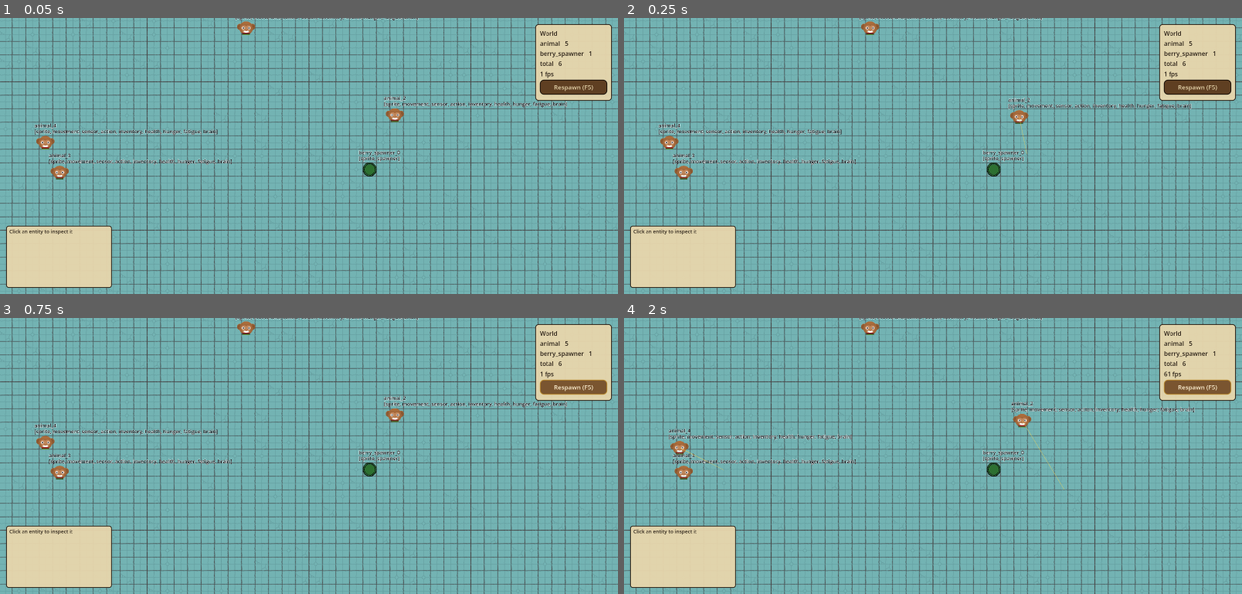
Above: before the commit, frames 1-4 (two rows, left to right).
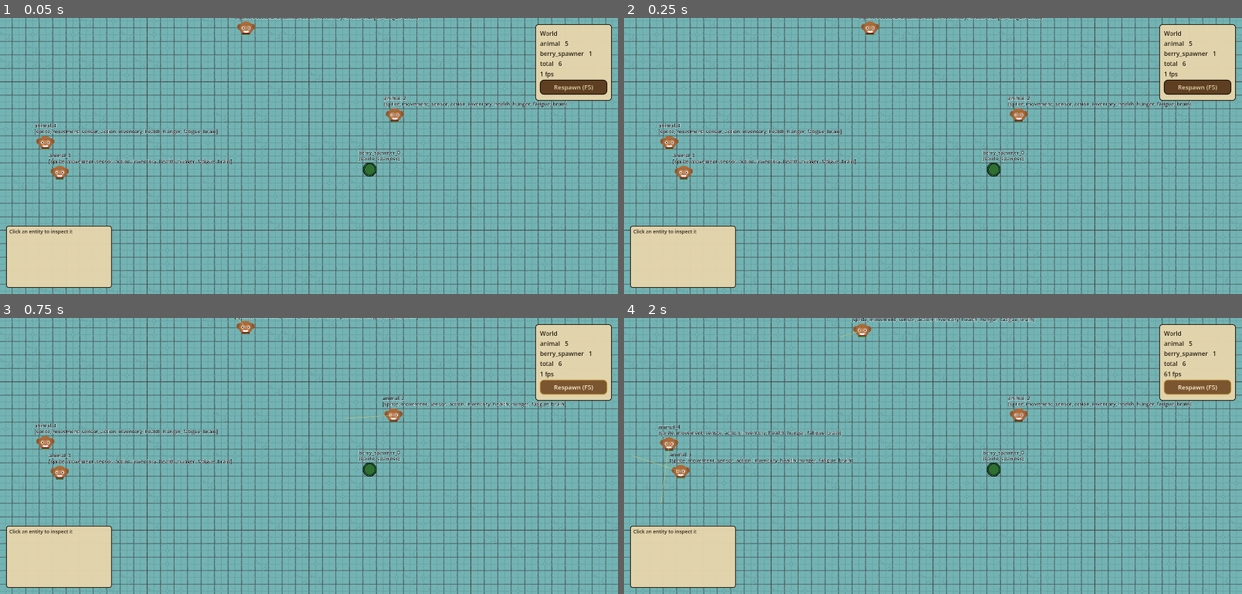
Above: after the commit, the same moments.

Repository: hafizosina/compilationpack
Game: Godot game, scene res://8. SimpleAiSystem/main.tscn
Two runs of this game, one before a commit and one after it. Both use one fixed random seed, a clock stepped at 60 frames per second and the inputs below.
Inputs:
- Up to frame 1 (0.05 s): no input
- Up to frame 2 (0.25 s): no input
- Up to frame 3 (0.75 s): click "Respawn (F5)" at 0.5 s
- Up to frame 4 (2 s): click "Respawn (F5)" at 1.25 s

Frame 1 is identical in both runs. In frame 2, 0.6% of the frame differs, in the area x 62-92%, y 28-50%; in frame 3, 0.6%; in frame 4, 2.6%, in the area x 1-93%, y 0-68%.

Commit message:
refactor(sim): brain as a component type, one per entity

Diff:
--- a/8. SimpleAiSystem/components/sim_brain_component.gd
+++ b/8. SimpleAiSystem/components/sim_brain_component.gd
@@ -1,226 +1,19 @@
 class_name SimBrainComponent
 extends SimComponent
 
-## The simple AI. One brain for every creature — what an entity can do is
-## decided by which other components it carries, not by brain subclasses.
+## Base for every brain. `brain` is a component TYPE — the slot — and each
+## concrete brain is one way of filling it: SimBrainFSMComponent now, a GOAP
+## planner later. Code that wants "the brain" asks for the slot and gets
+## whichever implementation this entity was built with.
 ##
-## It owns both behaviours, so nothing has to arbitrate between them:
-##   SEEK    something pick-up-able is in sensor range -> walk to it, take it
-##   WANDER  nothing in range -> drunkard's walk, one step at a time
-##
-## Each think tick:
-##   1. Forget a target that was taken, freed, or is no longer pick-up-able.
-##   2. Ask the sensor for the nearest entity advertising `wanted`.
-##   3. In reach -> pick it up. Otherwise walk toward it.
-##   4. Nothing in range -> wander.
-##
-## Step 1 is what makes losing a race harmless: if another animal reaches the
-## berry first the target stops being valid, and the next tick retargets to the
-## nearest remaining one, or falls back to wandering.
-
-enum State { WANDER, SEEK, FEED }
-
-## Seconds between decisions. Cheap enough to run per-entity at this scale.
-var think_interval: float = 0.25
-## Which affordance the brain goes after.
-var wanted: StringName = &"pickupable"
-
-## Behaviour modifiers, consulted in order at each hook. Empty means default
-## behaviour — this is how two entities sharing this one brain end up acting
-## differently, with no subclass and no branch in here.
-var traits: Array = []
-
-## How far a single wander step may travel from where the entity stands now.
-## Destinations are clamped to the painted map, which is the only limit — the
-## entity is free to roam the whole world one step at a time.
-var wander_radius: float = 420.0
-## Seconds idled after arriving, before choosing the next wander destination.
-var wander_pause_min: float = 0.3
-var wander_pause_max: float = 1.2
-
-
-var _sensor: SimSensorComponent
-var _action: SimActionComponent
-var _inventory: SimInventoryComponent
-var _hunger: SimHungerComponent
-var _movement: SimMovementComponent
-var _target: SimEntity
-var _state: State = State.WANDER
-var _clock: float = 0.0
-var _wander_wait: float = 0.0
-var _collected: int = 0
-var _rng := RandomNumberGenerator.new()
+## **An entity may hold only one brain.** Two things deciding where the same
+## legs go is not a mode worth supporting, so SimBrainDef refuses to build a
+## second one rather than letting them fight.
 
 func slot() -> StringName:
 	return &"brain"
 
-## Exposed for traits, which reach the world through the brain rather than
-## poking at its private members.
-func sensor() -> SimSensorComponent:
-	return _sensor
-
-func _ready() -> void:
-	super()
-	if entity == null:
-		return
-	_sensor = entity.get_component(&"sensor") as SimSensorComponent
-	_action = entity.get_component(&"action") as SimActionComponent
-	_inventory = entity.get_component(&"inventory") as SimInventoryComponent
-	_hunger = entity.get_component(&"hunger") as SimHungerComponent
-	_movement = entity.get_component(&"movement") as SimMovementComponent
-	if _sensor == null or _movement == null:
-		push_warning("SimBrainComponent on '%s' needs a sensor and movement component" % entity.name)
-		set_process(false)
-		return
-	_rng.randomize()
-	# Stagger, so a whole population never thinks on the same frame.
-	_clock = _rng.randf() * think_interval
-	_wander_wait = _rng.randf_range(0.0, wander_pause_max)
-
-func _process(delta: float) -> void:
-	_clock -= delta
-	if _clock <= 0.0:
-		_clock = think_interval
-		_think()
-	if _state == State.WANDER:
-		_step_wander(delta)
-
-func _think() -> void:
-	if _feed_if_hungry():
-		return
-
-	# Nowhere to put anything — no point chasing it, so just roam.
-	if _inventory != null and _inventory.is_full():
-		_target = null
-		_enter(State.WANDER)
-		return
-
-	if not _target_is_valid():
-		_target = null
-
-	var nearest := _sensor.nearest_with(wanted)
-	if nearest != null:
-		_target = nearest
-
-	if _target == null:
-		_enter(State.WANDER)
-		return
-
-	# Reach is asked of the hand; the pick-up itself is asked of the inventory,
-	# which owns that action.
-	if _action != null and _action.in_reach(_target):
-		if _inventory != null and _inventory.try_pick_up(_target):
-			_collected += 1
-		# Taken by us or beaten to it — either way this target is done with.
-		_target = null
-		_enter(State.WANDER)
-		return
-
-	_enter(State.SEEK)
-	_movement.move_to(_target.global_position, SimMovementComponent.Gait.WALK)
-
-## Hunger takes priority over collecting. Looks in the pocket first because
-## that costs no travel, then at the world.
-##
-## Neither this nor HungerComponent requires an inventory: an entity without one
-## simply skips the first half and eats off the ground, which is also what
-## happens once its pocket is empty.
-func _feed_if_hungry() -> bool:
-	if _hunger == null or not _hunger.is_hungry():
-		return false
-
-	if _inventory != null:
-		var carried := _inventory.find_with_stub(&"consume")
-		if carried != null:
-			# Nothing to walk to — it is already in hand.
-			_hunger.eat(carried)
-			_target = null
-			_enter(State.WANDER)
-			return true
-
-	var found := _sensor.nearest_with_stub(&"consume")
-	if found == null:
-		return false
-
-	_target = found
-	if _action != null and _action.in_reach(found):
-		# Eaten where it lies; it never enters the inventory.
-		_hunger.eat(found)
-		_target = null
-		_enter(State.WANDER)
-		return true
-
-	_enter(State.FEED)
-	_movement.move_to(found.global_position, SimMovementComponent.Gait.WALK)
-	return true
-
-func _target_is_valid() -> bool:
-	if _target == null or not is_instance_valid(_target):
-		return false
-	var pickable := _target.get_component(wanted) as SimPickUpAbleComponent
-	return pickable != null and pickable.is_available()
-
-func _state_name(full: bool) -> String:
-	match _state:
-		State.FEED:
-			return "going to eat"
-		State.SEEK:
-			return "seeking"
-		_:
-			return "wandering (full)" if full else "wandering"
-
-func _enter(next: State) -> void:
-	if _state == next:
-		return
-	_state = next
-	if next == State.WANDER:
-		_movement.stop()
-
-## Drunkard's walk: on arrival, pause a moment, then pick a fresh nearby point.
-func _step_wander(delta: float) -> void:
-	if _movement.is_moving():
-		return
-	_wander_wait -= delta
-	if _wander_wait > 0.0:
-		return
-	_wander_wait = _rng.randf_range(wander_pause_min, wander_pause_max)
-	_movement.move_to(_wander_point(), SimMovementComponent.Gait.WALK)
-
-## Where to wander next: a random drift, then handed to each trait in turn to
-## bend as it sees fit. With no traits the drift is returned untouched.
-##
-## The sqrt keeps random points from bunching at the centre; the margin keeps
-## destinations off the map edge.
-func _wander_point() -> Vector2:
-	var angle := _rng.randf_range(0.0, TAU)
-	var distance := sqrt(_rng.randf()) * wander_radius
-	var offset := Vector2.RIGHT.rotated(angle) * distance
-	# Each trait gets a say. No traits means the plain random walk survives.
-	for behaviour in traits:
-		offset = behaviour.adjust_wander(self, offset)
-	var point := entity.global_position + offset
-	var bounds := SimConst.world_bounds
-	var margin := SimConst.EDGE_MARGIN
-	return Vector2(
-		clampf(point.x, bounds.position.x + margin, bounds.end.x - margin),
-		clampf(point.y, bounds.position.y + margin, bounds.end.y - margin)
-	)
-
-
-func describe() -> Dictionary:
-	var full := _inventory != null and _inventory.is_full()
-	var fields := {
-		"state": _state_name(full),
-		"target": _target.name if _target_is_valid() else "—",
-		"collected": str(_collected),
-		"wander step": "%.0f px" % wander_radius,
-		"thinks every": "%.2f s" % think_interval,
-	}
-	var names: Array[String] = []
-	for behaviour in traits:
-		names.append(behaviour.trait_name())
-		var extra: Dictionary = behaviour.describe(self)
-		for key in extra:
-			fields[key] = extra[key]
-	fields["traits"] = ", ".join(names) if not names.is_empty() else "none"
-	return fields
+## Whether this brain is currently deciding. FatigueComponent switches it off
+## during collapse without knowing which brain it is switching off.
+func is_thinking() -> bool:
+	return is_processing()
--- /dev/null
+++ b/8. SimpleAiSystem/components/sim_brain_fsm_component.gd
@@ -0,0 +1,228 @@
+class_name SimBrainFSMComponent
+extends SimBrainComponent
+
+## A hand-rolled state machine brain — the simple AI, and one of possibly
+## several ways to fill the `brain` slot. A GOAP planner will be another; both
+## occupy the same slot, so nothing that talks to "the brain" has to change.
+##
+## What an entity can do is decided by which OTHER components it carries, not by
+## which brain it has: this same class drives a creature with no inventory or no
+## action component, it just does less with it.
+##
+## It owns both behaviours, so nothing has to arbitrate between them:
+##   SEEK    something pick-up-able is in sensor range -> walk to it, take it
+##   WANDER  nothing in range -> drunkard's walk, one step at a time
+##
+## Each think tick:
+##   1. Forget a target that was taken, freed, or is no longer pick-up-able.
+##   2. Ask the sensor for the nearest entity advertising `wanted`.
+##   3. In reach -> pick it up. Otherwise walk toward it.
+##   4. Nothing in range -> wander.
+##
+## Step 1 is what makes losing a race harmless: if another animal reaches the
+## berry first the target stops being valid, and the next tick retargets to the
+## nearest remaining one, or falls back to wandering.
+
+enum State { WANDER, SEEK, FEED }
+
+## Seconds between decisions. Cheap enough to run per-entity at this scale.
+var think_interval: float = 0.25
+## Which affordance the brain goes after.
+var wanted: StringName = &"pickupable"
+
+## Behaviour modifiers, consulted in order at each hook. Empty means default
+## behaviour — this is how two entities sharing this one brain end up acting
+## differently, with no subclass and no branch in here.
+var traits: Array = []
+
+## How far a single wander step may travel from where the entity stands now.
+## Destinations are clamped to the painted map, which is the only limit — the
+## entity is free to roam the whole world one step at a time.
+var wander_radius: float = 420.0
+## Seconds idled after arriving, before choosing the next wander destination.
+var wander_pause_min: float = 0.3
+var wander_pause_max: float = 1.2
+
+
+var _sensor: SimSensorComponent
+var _action: SimActionComponent
+var _inventory: SimInventoryComponent
+var _hunger: SimHungerComponent
+var _movement: SimMovementComponent
+var _target: SimEntity
+var _state: State = State.WANDER
+var _clock: float = 0.0
+var _wander_wait: float = 0.0
+var _collected: int = 0
+var _rng := RandomNumberGenerator.new()
+
+## Exposed for traits, which reach the world through the brain rather than
+## poking at its private members.
+func sensor() -> SimSensorComponent:
+	return _sensor
+
+func _ready() -> void:
+	super()
+	if entity == null:
+		return
+	_sensor = entity.get_component(&"sensor") as SimSensorComponent
+	_action = entity.get_component(&"action") as SimActionComponent
+	_inventory = entity.get_component(&"inventory") as SimInventoryComponent
+	_hunger = entity.get_component(&"hunger") as SimHungerComponent
+	_movement = entity.get_component(&"movement") as SimMovementComponent
+	if _sensor == null or _movement == null:
+		push_warning("SimBrainFSMComponent on '%s' needs a sensor and movement component" % entity.name)
+		set_process(false)
+		return
+	_rng.randomize()
+	# Stagger, so a whole population never thinks on the same frame.
+	_clock = _rng.randf() * think_interval
+	_wander_wait = _rng.randf_range(0.0, wander_pause_max)
+
+func _process(delta: float) -> void:
+	_clock -= delta
+	if _clock <= 0.0:
+		_clock = think_interval
+		_think()
+	if _state == State.WANDER:
+		_step_wander(delta)
+
+func _think() -> void:
+	if _feed_if_hungry():
+		return
+
+	# Nowhere to put anything — no point chasing it, so just roam.
+	if _inventory != null and _inventory.is_full():
+		_target = null
+		_enter(State.WANDER)
+		return
+
+	if not _target_is_valid():
+		_target = null
+
+	var nearest := _sensor.nearest_with(wanted)
+	if nearest != null:
+		_target = nearest
+
+	if _target == null:
+		_enter(State.WANDER)
+		return
+
+	# Reach is asked of the hand; the pick-up itself is asked of the inventory,
+	# which owns that action.
+	if _action != null and _action.in_reach(_target):
+		if _inventory != null and _inventory.try_pick_up(_target):
+			_collected += 1
+		# Taken by us or beaten to it — either way this target is done with.
+		_target = null
+		_enter(State.WANDER)
+		return
+
+	_enter(State.SEEK)
+	_movement.move_to(_target.global_position, SimMovementComponent.Gait.WALK)
+
+## Hunger takes priority over collecting. Looks in the pocket first because
+## that costs no travel, then at the world.
+##
+## Neither this nor HungerComponent requires an inventory: an entity without one
+## simply skips the first half and eats off the ground, which is also what
+## happens once its pocket is empty.
+func _feed_if_hungry() -> bool:
+	if _hunger == null or not _hunger.is_hungry():
+		return false
+
+	if _inventory != null:
+		var carried := _inventory.find_with_stub(&"consume")
+		if carried != null:
+			# Nothing to walk to — it is already in hand.
+			_hunger.eat(carried)
+			_target = null
+			_enter(State.WANDER)
+			return true
+
+	var found := _sensor.nearest_with_stub(&"consume")
+	if found == null:
+		return false
+
+	_target = found
+	if _action != null and _action.in_reach(found):
+		# Eaten where it lies; it never enters the inventory.
+		_hunger.eat(found)
+		_target = null
+		_enter(State.WANDER)
+		return true
+
+	_enter(State.FEED)
+	_movement.move_to(found.global_position, SimMovementComponent.Gait.WALK)
+	return true
+
+func _target_is_valid() -> bool:
+	if _target == null or not is_instance_valid(_target):
+		return false
+	var pickable := _target.get_component(wanted) as SimPickUpAbleComponent
+	return pickable != null and pickable.is_available()
+
+func _state_name(full: bool) -> String:
+	match _state:
+		State.FEED:
+			return "going to eat"
+		State.SEEK:
+			return "seeking"
+		_:
+			return "wandering (full)" if full else "wandering"
+
+func _enter(next: State) -> void:
+	if _state == next:
+		return
+	_state = next
+	if next == State.WANDER:
+		_movement.stop()
+
+## Drunkard's walk: on arrival, pause a moment, then pick a fresh nearby point.
+func _step_wander(delta: float) -> void:
+	if _movement.is_moving():
+		return
+	_wander_wait -= delta
+	if _wander_wait > 0.0:
+		return
+	_wander_wait = _rng.randf_range(wander_pause_min, wander_pause_max)
+	_movement.move_to(_wander_point(), SimMovementComponent.Gait.WALK)
+
+## Where to wander next: a random drift, then handed to each trait in turn to
+## bend as it sees fit. With no traits the drift is returned untouched.
+##
+## The sqrt keeps random points from bunching at the centre; the margin keeps
+## destinations off the map edge.
+func _wander_point() -> Vector2:
+	var angle := _rng.randf_range(0.0, TAU)
+	var distance := sqrt(_rng.randf()) * wander_radius
+	var offset := Vector2.RIGHT.rotated(angle) * distance
+	# Each trait gets a say. No traits means the plain random walk survives.
+	for behaviour in traits:
+		offset = behaviour.adjust_wander(self, offset)
+	var point := entity.global_position + offset
+	var bounds := SimConst.world_bounds
+	var margin := SimConst.EDGE_MARGIN
+	return Vector2(
+		clampf(point.x, bounds.position.x + margin, bounds.end.x - margin),
+		clampf(point.y, bounds.position.y + margin, bounds.end.y - margin)
+	)
+
+
+func describe() -> Dictionary:
+	var full := _inventory != null and _inventory.is_full()
+	var fields := {
+		"state": _state_name(full),
+		"target": _target.name if _target_is_valid() else "—",
+		"collected": str(_collected),
+		"wander step": "%.0f px" % wander_radius,
+		"thinks every": "%.2f s" % think_interval,
+	}
+	var names: Array[String] = []
+	for behaviour in traits:
+		names.append(behaviour.trait_name())
+		var extra: Dictionary = behaviour.describe(self)
+		for key in extra:
+			fields[key] = extra[key]
+	fields["traits"] = ", ".join(names) if not names.is_empty() else "none"
+	return fields
--- a/8. SimpleAiSystem/defs/blueprints/animal.tres
+++ b/8. SimpleAiSystem/defs/blueprints/animal.tres
@@ -7,7 +7,7 @@
 [ext_resource type="Script" uid="uid://njhhln7pu68q" path="res://8. SimpleAiSystem/defs/components/sim_sensor_def.gd" id="6_sensor"]
 [ext_resource type="Script" uid="uid://cjd0adnsy0s3q" path="res://8. SimpleAiSystem/defs/components/sim_action_def.gd" id="7_action"]
 [ext_resource type="Script" uid="uid://bdgcjlio76joi" path="res://8. SimpleAiSystem/defs/components/sim_inventory_def.gd" id="8_inventory"]
-[ext_resource type="Script" uid="uid://bkalxye2nfs23" path="res://8. SimpleAiSystem/defs/components/sim_brain_def.gd" id="9_brain"]
+[ext_resource type="Script" uid="uid://d0kljcrs6xxno" path="res://8. SimpleAiSystem/defs/components/sim_brain_fsm_def.gd" id="9_brain"]
 [ext_resource type="Script" uid="uid://df17ueb32jm5q" path="res://8. SimpleAiSystem/defs/traits/sim_trait.gd" id="10_trait"]
 [ext_resource type="Script" uid="uid://drm3kbgoykxqn" path="res://8. SimpleAiSystem/defs/traits/sim_flock_trait.gd" id="11_flock"]
 [ext_resource type="Texture2D" uid="uid://dbllxupj5653t" path="res://Global/Asset/Animal/monkey.png" id="12_tex"]
--- a/8. SimpleAiSystem/defs/components/sim_brain_def.gd
+++ b/8. SimpleAiSystem/defs/components/sim_brain_def.gd
@@ -1,36 +1,44 @@
 class_name SimBrainDef
 extends SimComponentDef
 
-## Blueprint for SimBrainComponent — the simple AI, which owns both seeking and
-## wandering. Requires sensor and movement defs; action and inventory defs are
-## what let it actually pick anything up.
-
-## Seconds between decisions.
-@export var think_interval: float = 0.25
-## Which affordance the brain seeks out.
-@export var wanted: StringName = &"pickupable"
-## Behaviour modifiers. Leave empty for plain default behaviour; add a
-## SimFlockTrait to make this type herd, and so on. This is how two blueprints
-## sharing the one brain end up behaving differently.
-@export var traits: Array[SimTrait] = []
-## How far one wander step may travel from where the entity stands.
-@export var wander_radius: float = 420.0
-## Seconds idled after arriving, before choosing the next wander destination.
-@export var wander_pause_min: float = 0.3
-@export var wander_pause_max: float = 1.2
-
+## Base blueprint for every brain. Subclasses pick which brain to build; this
+## owns the rule that applies to all of them.
+##
+## **One brain per entity.** Two brains sharing one set of legs would fight over
+## every move_to, so a second one is refused outright rather than allowed to
+## produce behaviour nobody can debug. The check lives here so every brain kind
+## inherits it, including ones that do not exist yet.
 
 func slot() -> StringName:
 	return &"brain"
 
+## Subclasses return the brain to build.
+func _make() -> SimBrainComponent:
+	push_error("SimBrainDef._make() not implemented by %s" % _script_name(self))
+	return null
+
 func build_into(entity: SimEntity) -> void:
-	var component := SimBrainComponent.new()
+	var existing := entity.get_component(slot())
+	if existing != null:
+		push_error("'%s' already has a brain (%s); an entity may hold only one, so %s was not built"
+			% [entity.name, _script_name(existing), _script_name(self)])
+		return
+	var component := _make()
+	if component == null:
+		return
 	component.name = "BrainComponent"
-	component.think_interval = think_interval
-	component.wanted = wanted
-	component.wander_radius = wander_radius
-	component.wander_pause_min = wander_pause_min
-	component.wander_pause_max = wander_pause_max
-	component.traits = traits
+	_configure(component)
 	entity.add_child(component)
 	entity.register_component(slot(), component)
+
+## Hook for subclass-specific fields.
+func _configure(_brain: SimBrainComponent) -> void:
+	pass
+
+## get_class() reports the engine type (Node2D, Resource), which says nothing
+## about which brain this is. The script filename is what a reader needs.
+static func _script_name(object: Object) -> String:
+	var script: Script = object.get_script()
+	if script == null:
+		return object.get_class()
+	return script.resource_path.get_file()
--- /dev/null
+++ b/8. SimpleAiSystem/defs/components/sim_brain_fsm_def.gd
@@ -0,0 +1,33 @@
+class_name SimBrainFSMDef
+extends SimBrainDef
+
+## Blueprint for SimBrainFSMComponent — the state-machine brain, which owns both
+## seeking and wandering. Requires sensor and movement defs; action and inventory
+## defs are what let it actually pick anything up.
+
+## Seconds between decisions.
+@export var think_interval: float = 0.25
+## Which affordance the brain seeks out.
+@export var wanted: StringName = &"pickupable"
+## Behaviour modifiers. Leave empty for plain default behaviour; add a
+## SimFlockTrait to make this type herd, and so on. This is how two blueprints
+## sharing the one brain end up behaving differently.
+@export var traits: Array[SimTrait] = []
+## How far one wander step may travel from where the entity stands.
+@export var wander_radius: float = 420.0
+## Seconds idled after arriving, before choosing the next wander destination.
+@export var wander_pause_min: float = 0.3
+@export var wander_pause_max: float = 1.2
+
+
+func _make() -> SimBrainComponent:
+	return SimBrainFSMComponent.new()
+
+func _configure(brain: SimBrainComponent) -> void:
+	var component := brain as SimBrainFSMComponent
+	component.think_interval = think_interval
+	component.wanted = wanted
+	component.wander_radius = wander_radius
+	component.wander_pause_min = wander_pause_min
+	component.wander_pause_max = wander_pause_max
+	component.traits = traits
--- a/8. SimpleAiSystem/defs/traits/sim_trait.gd
+++ b/8. SimpleAiSystem/defs/traits/sim_trait.gd
@@ -1,7 +1,7 @@
 class_name SimTrait
 extends Resource
 
-## A behaviour modifier on SimBrainComponent. Every creature shares one brain;
+## A behaviour modifier on a brain. Every creature shares one brain class;
 ## traits are what make two of them act differently without a second brain,
 ## a subclass, or an `if` in the brain.
 ##
@@ -10,7 +10,7 @@
 ## never breaks existing traits. No trait means default behaviour — an entity
 ## with no flock trait wanders randomly, and nothing has to check for that.
 ##
-## `brain` is deliberately untyped: SimBrainComponent holds an Array of these,
+## `brain` is deliberately untyped: the brain holds an Array of these,
 ## so annotating it would make the two scripts reference each other in a cycle.
 ## Reach the world through `brain.entity`, `brain.sensor()` and the brain's
 ## public tuning fields.
--- a/8. SimpleAiSystem/main.gd
+++ b/8. SimpleAiSystem/main.gd
@@ -5,9 +5,8 @@
 ##
 ## Left-click an entity to inspect it in the bottom-left panel; the selected
 ## entity also shows its sensor and reach radii. Click bare ground to clear.
-## F1 toggles
-## the per-entity debug labels, F5 respawns the world (edit world1.tres, hit
-## F5, see the change without touching code).
+## F1 toggles the per-entity debug labels, F5 respawns the world (edit
+## world1.tres, hit F5, see the change without touching code).
 
 ## Physics layer entities sit on, and the layer picking queries against.
 const SELECT_MASK := 1
@@ -29,30 +28,6 @@
 	SimConst.adopt_bounds_from($World/TileMapLayer)
 	EventBus.sim_respawn_requested.connect(_respawn)
 	_respawn()
-	_loop_probe()
-
-func _loop_probe() -> void:
-	await get_tree().create_timer(0.5).timeout
-	for step in 13:
-		await get_tree().create_timer(15.0).timeout
-		var alive := 0; var dead := 0; var asleep := 0
-		var hu := 0.0; var he := 0.0
-		var eaten := 0; var berries := 0
-		for c in $World/Entities.get_children():
-			if c.def_id == &"berry":
-				berries += 1
-			elif c.def_id == &"animal":
-				var h := c.get_component(&"health") as SimHealthComponent
-				he += h.value
-				hu += (c.get_component(&"hunger") as SimHungerComponent).value
-				eaten += (c.get_component(&"brain") as SimBrainComponent)._collected
-				if c.is_sleeping: asleep += 1
-				if h.is_dead(): dead += 1
-				else: alive += 1
-		var n := maxf(float(alive + dead), 1.0)
-		print("[probe] t=%3ds hp=%5.1f hun=%5.1f | eaten=%2d berries=%2d alive=%d asleep=%d dead=%d"
-			% [(step + 1) * 15, he / n, hu / n, eaten, berries, alive, asleep, dead])
-	get_tree().quit()
 
 func _process(delta: float) -> void:
 	if _selected == null:
Not shown, changed: 8. SimpleAiSystem/components/sim_brain_component.gd.uid
Not shown, added: 8. SimpleAiSystem/components/sim_brain_fsm_component.gd.uid
Not shown, changed: 8. SimpleAiSystem/defs/components/sim_brain_def.gd.uid
Not shown, added: 8. SimpleAiSystem/defs/components/sim_brain_fsm_def.gd.uid
Not shown, changed: 8. SimpleAiSystem/HANDOFF.md
